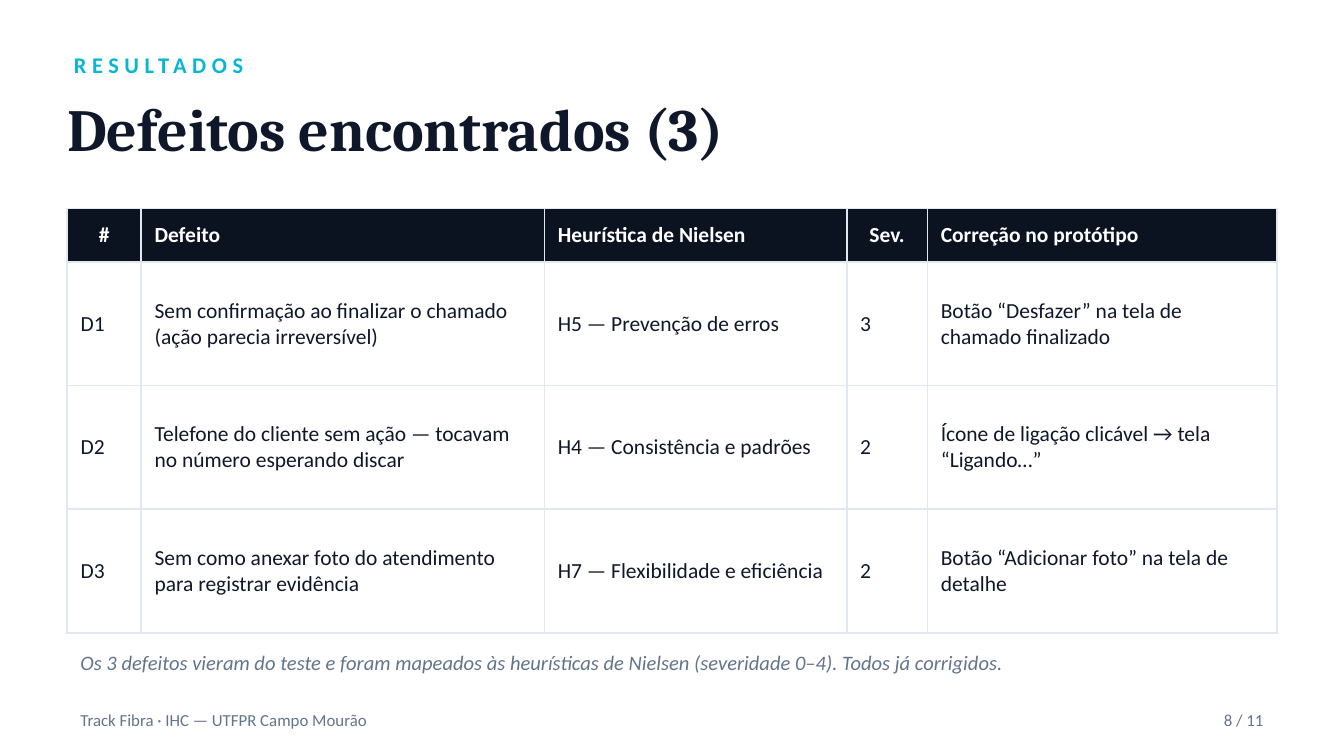
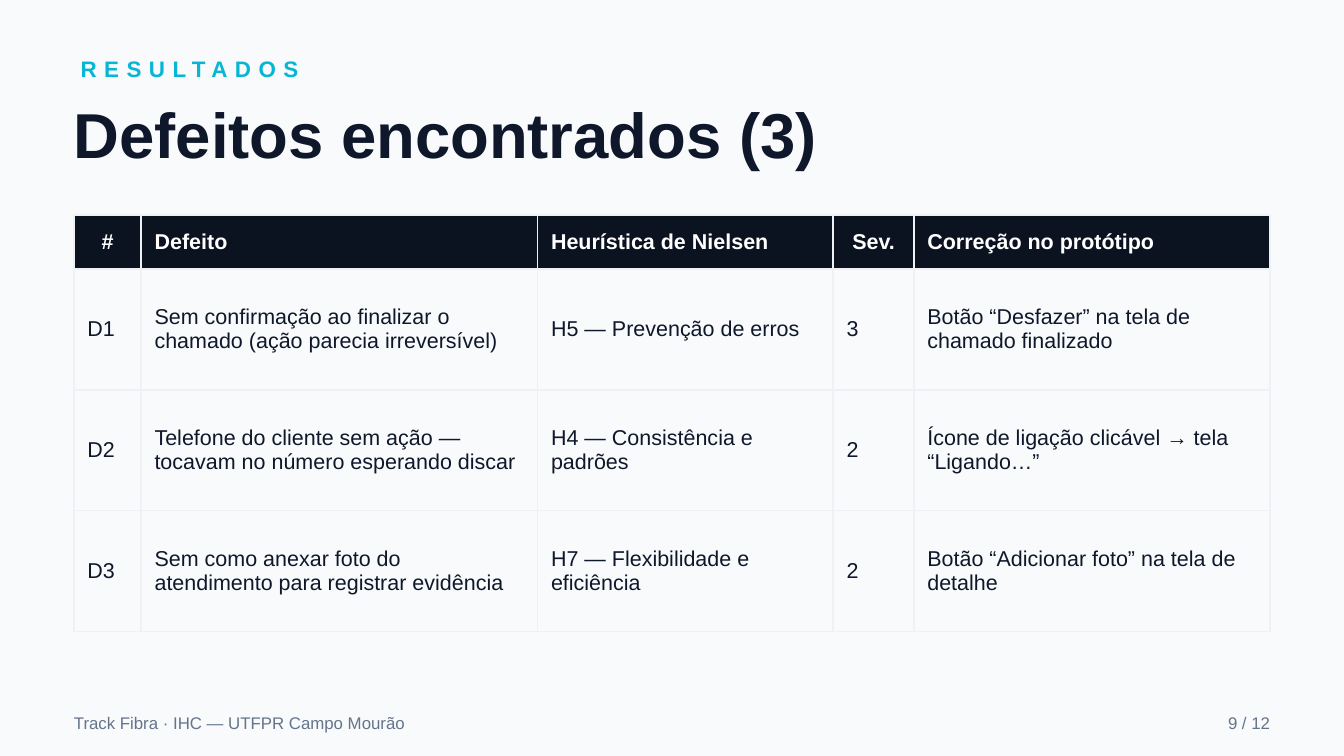
Before and after one commit to PedroH-Tardivo/track-fibra, a slide deck: slide 9 of entrega2-track-fibra.pptx (slide 8 before the commit). Drawn at 1344x756 pixels with LibreOffice and Linux fonts; fonts in the diff are those of the drawing. Boxes give left, top, right and bottom in pixels: in the first picture for what was removed or moved away, otherwise in the second. Text is boxed around its words. In the diff, an @@ line names an element or a change of style, - is before the commit and + after.

```diff
--- a/entrega2-track-fibra.pptx
+++ b/entrega2-track-fibra.pptx
@@ background #FFFFFF to #F8FAFC @@
@@ text "RESULTADOS": place and size @@
-text "RESULTADOS" at [74,44,1284,85]
+text "RESULTADOS" at [81,61,299,78]
@@ text "RESULTADOS" at [81,61,299,78]: font Calibri to Arial, letter spacing 3 to 4 pt @@
@@ text "Defeitos encontrados (3)": place and size @@
-text "Defeitos encontrados (3)" at [67,107,724,161]
+text "Defeitos encontrados (3)" at [74,112,816,170]
@@ text "Defeitos encontrados (3)" at [74,112,816,170]: size 32 to 34 pt, font Cambria to Arial @@
@@ table at [74,215,1270,599] @@
@@ fill #FFFFFF to none in 15 cells @@
@@ font Calibri to Arial @@
@@ borders changed @@
@@ table: place and size @@
-table at [67,208,1277,599]
+table at [74,215,1270,599]
@@ text removed at [80,655,1002,674] @@
-Os 3 defeitos vieram do teste e foram mapeados às heurísticas de Nielsen (severidade 0–4). Todos já corrigidos.
@@ text "Track Fibra · IHC — ..." at [74,717,405,733]: font Calibri to Arial @@
@@ text removed at [1224,714,1263,726] @@
-8 / 11
@@ text added at [1228,717,1270,729], 9 pt, text #64748B @@
+9 / 12
```
Also in this commit, not shown: 10 other slides changed, 1 slide added.
